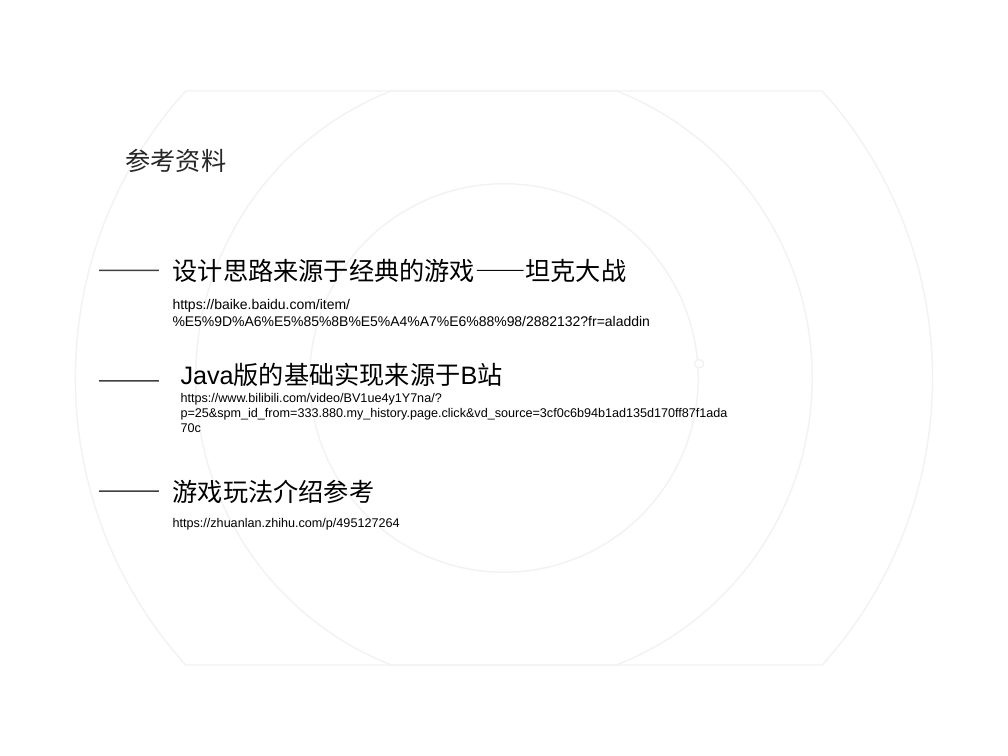
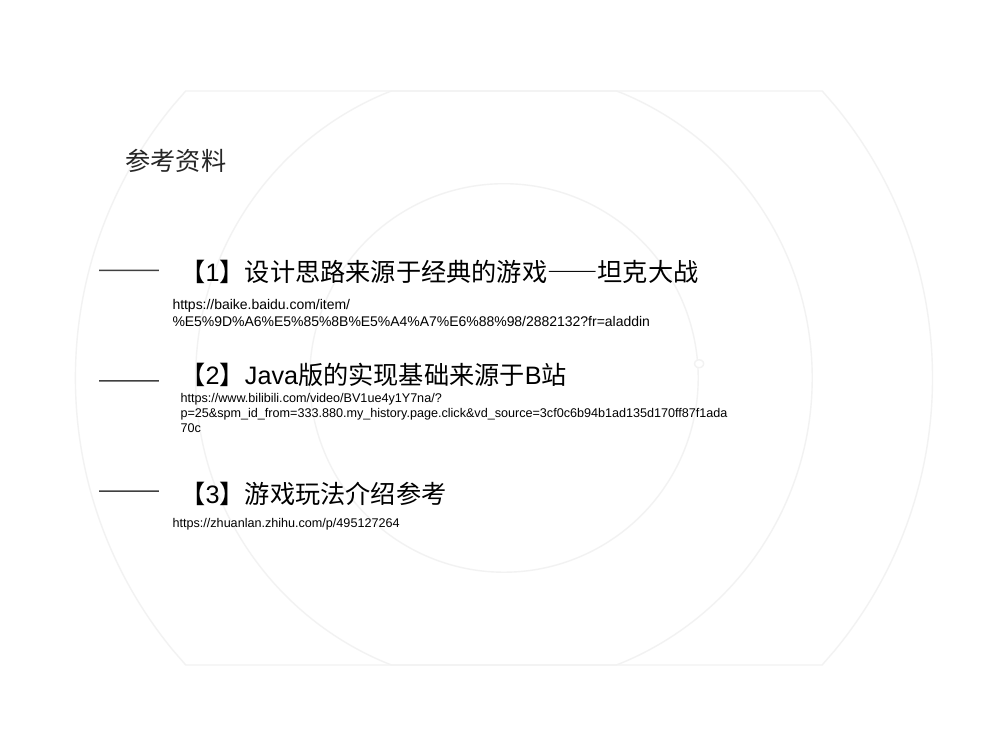
Before and after one commit to agukl/tankWar, a slide deck: slide 12 of 坦克大战.ppt (slide 10 before the commit). Drawn at 1008x756 pixels with LibreOffice and Linux fonts; fonts in the diff are those of the drawing. Boxes give left, top, right and bottom in pixels: in the first picture for what was removed or moved away, otherwise in the second. Text is boxed around its words. In the diff, an @@ line names an element or a change of style, - is before the commit and + after.

```diff
--- a/坦克大战.ppt
+++ b/坦克大战.ppt
@@ text at bbox=[181, 259, 699, 284]: text changed @@
-设计思路来源于经典的游戏——坦克大战
+【1】设计思路来源于经典的游戏——坦克大战
@@ text at bbox=[181, 362, 567, 387]: text changed @@
-Java版的基础实现来源于B站
+【2】Java版的实现基础来源于B站
@@ text at bbox=[181, 481, 447, 506]: text changed @@
-游戏玩法介绍参考
+【3】游戏玩法介绍参考
```
Also in this commit, not shown: 9 other slides changed, 3 slides added, 2 other files.
